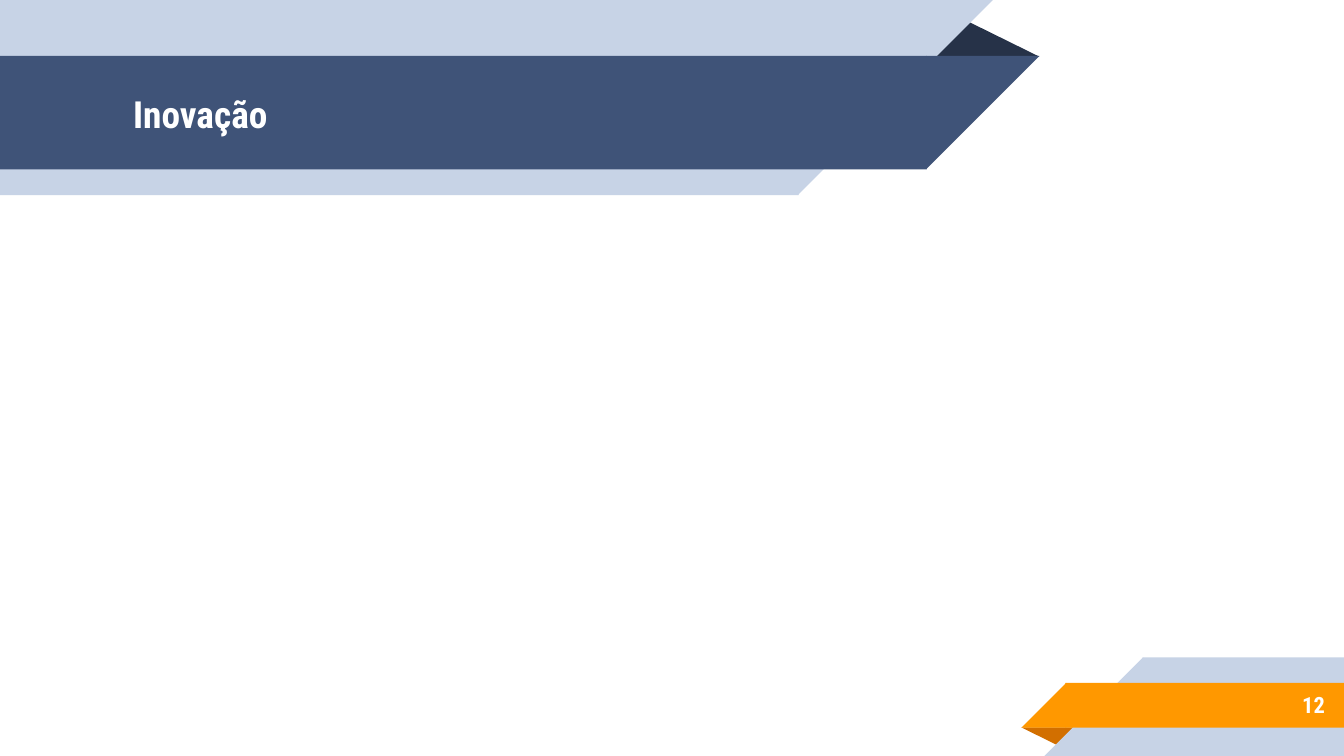
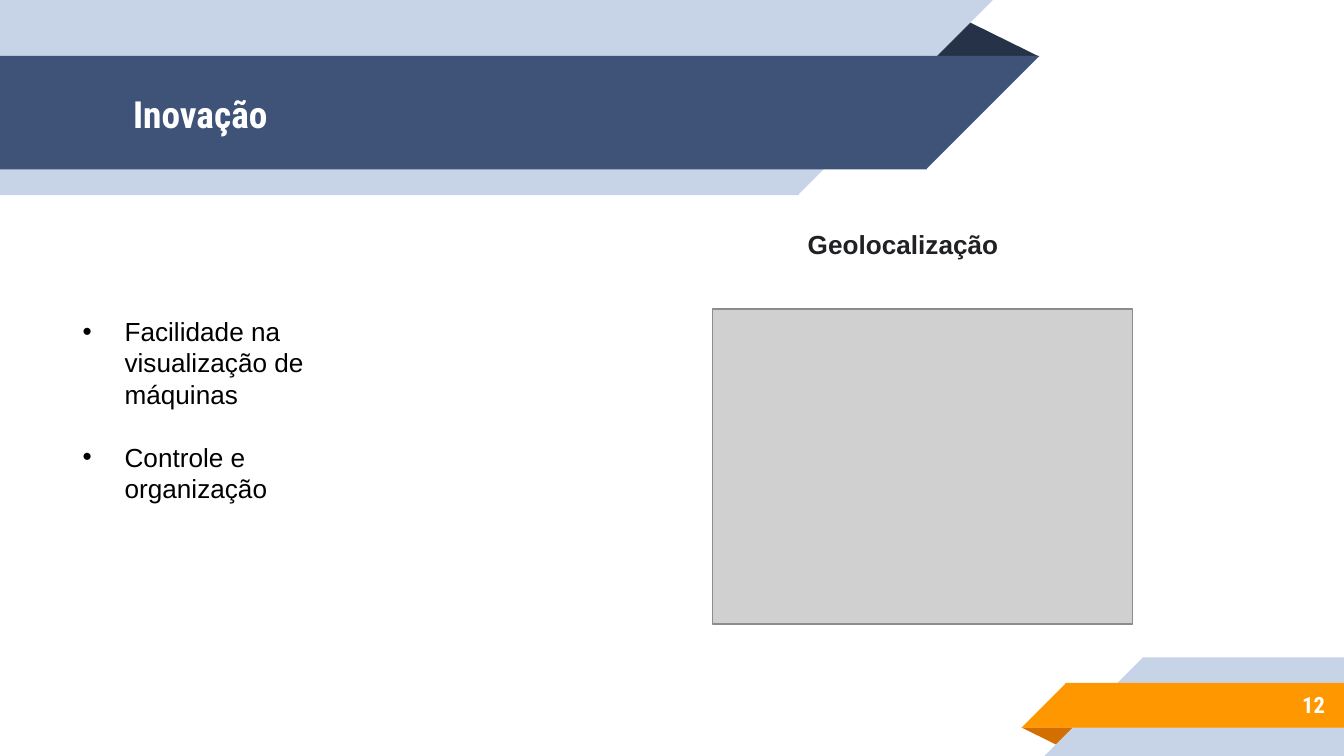
Before and after one commit to sergioetrindade/GRUPO-10-2ADSA, a slide deck: slide 12 of Documentação/ppts/PPT grupo 10.pptx. Drawn at 1344x756 pixels with LibreOffice and Linux fonts; fonts in the diff are those of the drawing; grey boxes stand for pictures. Boxes give left, top, right and bottom in pixels: in the first picture for what was removed or moved away, otherwise in the second. Text is boxed around its words. In the diff, an @@ line names an element or a change of style, - is before the commit and + after.

```diff
--- a/Documentação/ppts/PPT grupo 10.pptx
+++ b/Documentação/ppts/PPT grupo 10.pptx
@@ text added at <box>808,235,998,260</box>, 14 pt, text #202124, bold @@
+Geolocalização
@@ text added at <box>125,322,303,504</box>, 14 pt, text #000000 @@
+• Facilidade na visualização de máquinas
+• Controle e organização
@@ picture added at <box>712,309,1132,624</box> @@
```
Also in this commit, not shown: 2 other slides changed.
